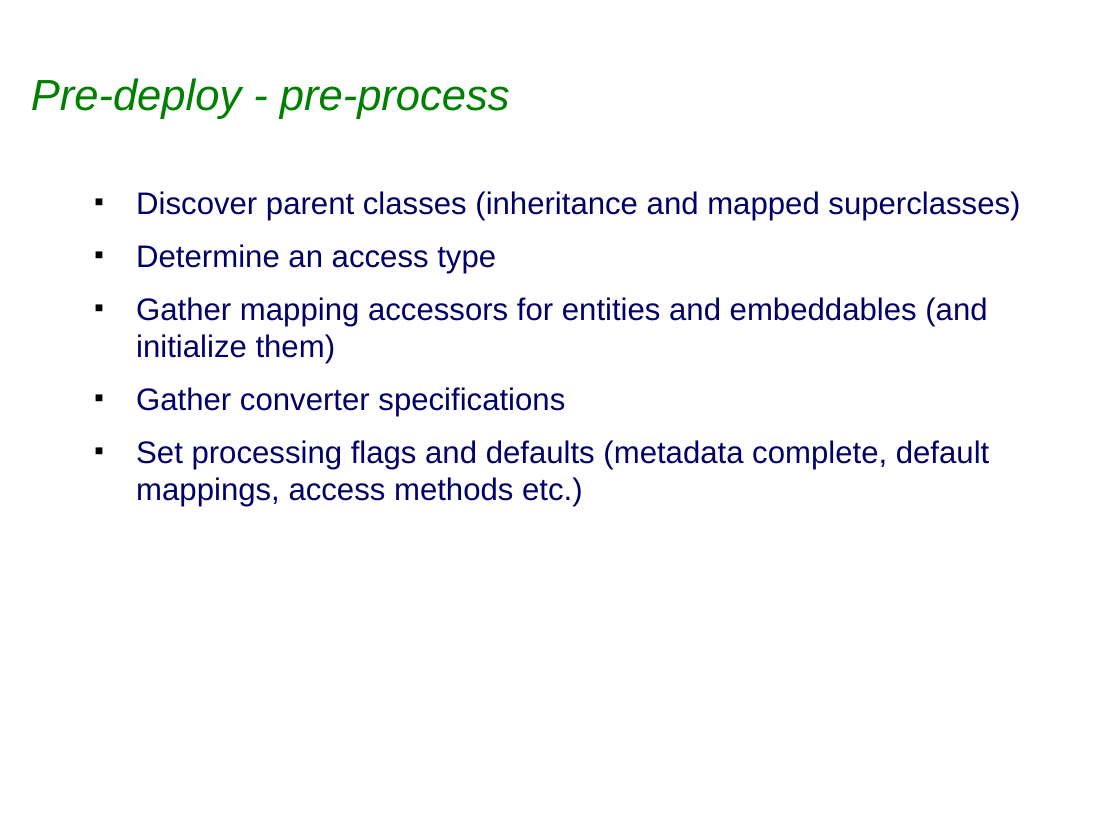
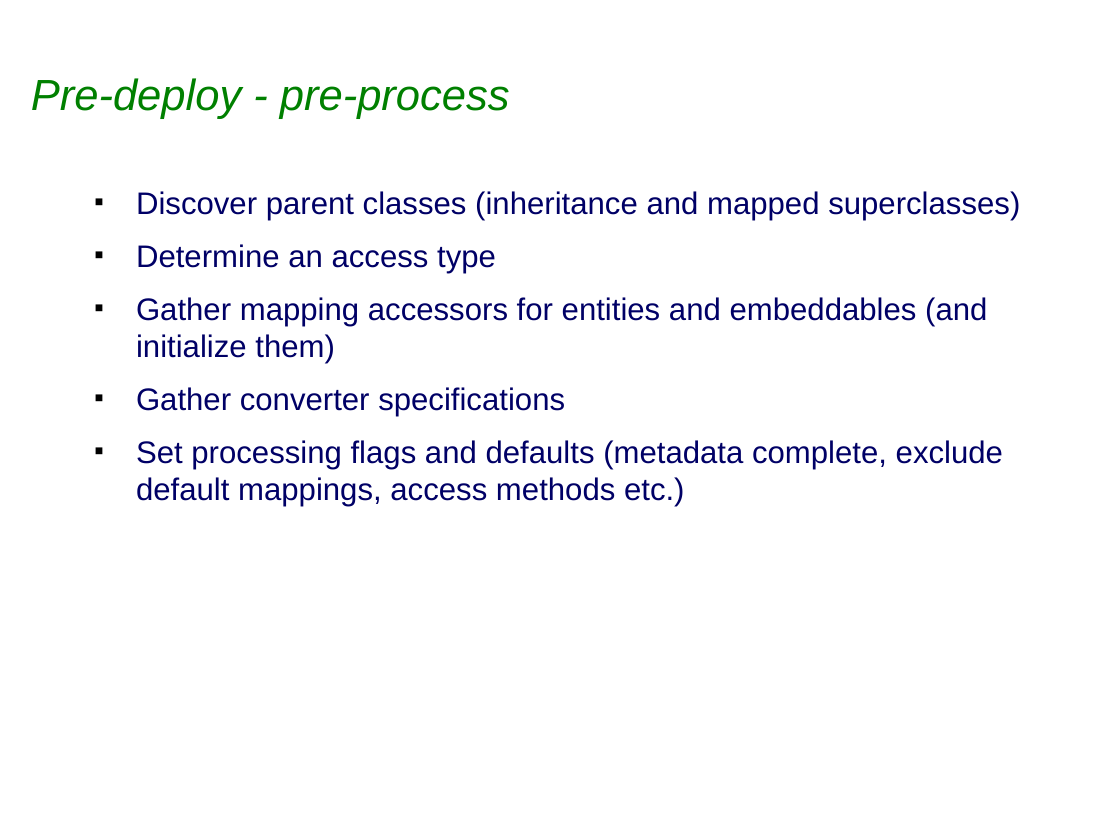
Before and after one commit to sabineheider/incubator, a slide deck: slide 12 of summit-2010/MappingsAndMetadata.ppt. Drawn at 1120x840 pixels with LibreOffice and Linux fonts; fonts in the diff are those of the drawing; background and template pictures are left out. Boxes give left, top, right and bottom in pixels: in the first picture for what was removed or moved away, otherwise in the second. Text is boxed around its words. In the diff, an @@ line names an element or a change of style, - is before the commit and + after.

```diff
--- a/summit-2010/MappingsAndMetadata.ppt
+++ b/summit-2010/MappingsAndMetadata.ppt
@@ text at box(136, 440, 1003, 506): text changed @@
-■ Set processing flags and defaults (metadata complete, default mappings, access methods etc.)
+■ Set processing flags and defaults (metadata complete, exclude default mappings, access methods etc.)
```
Also in this commit, not shown: 4 other slides changed.
